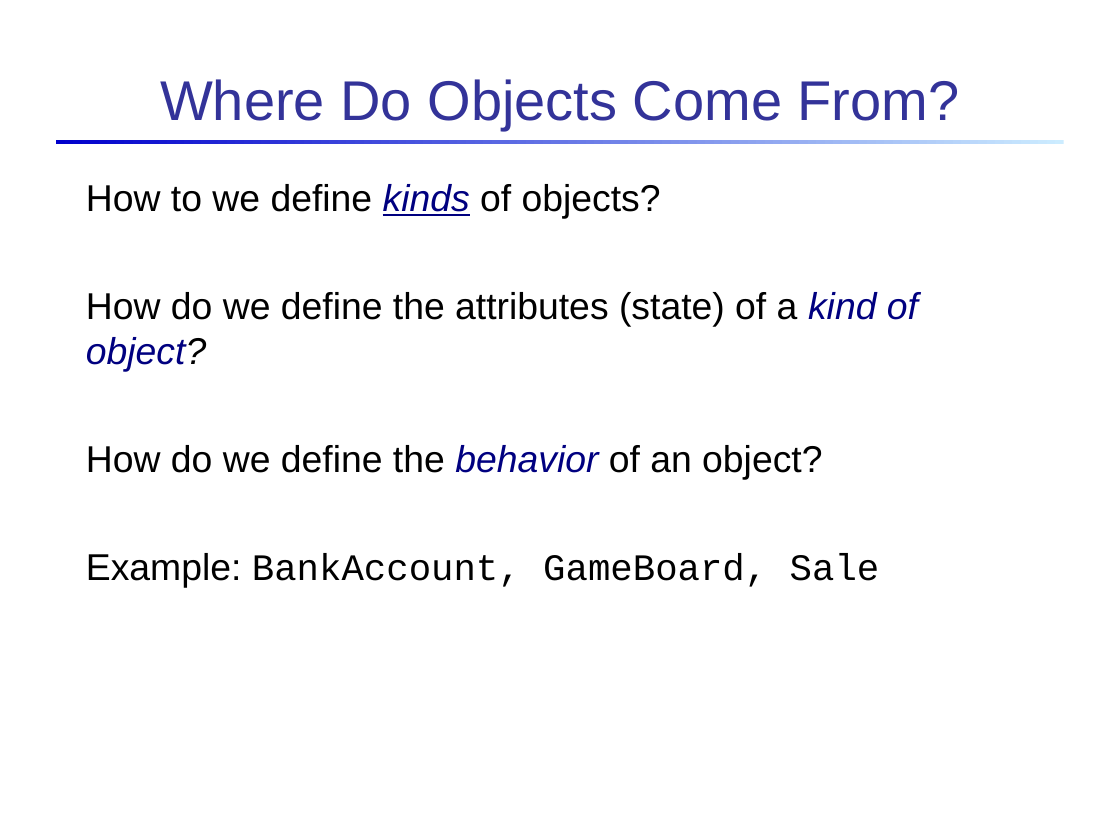
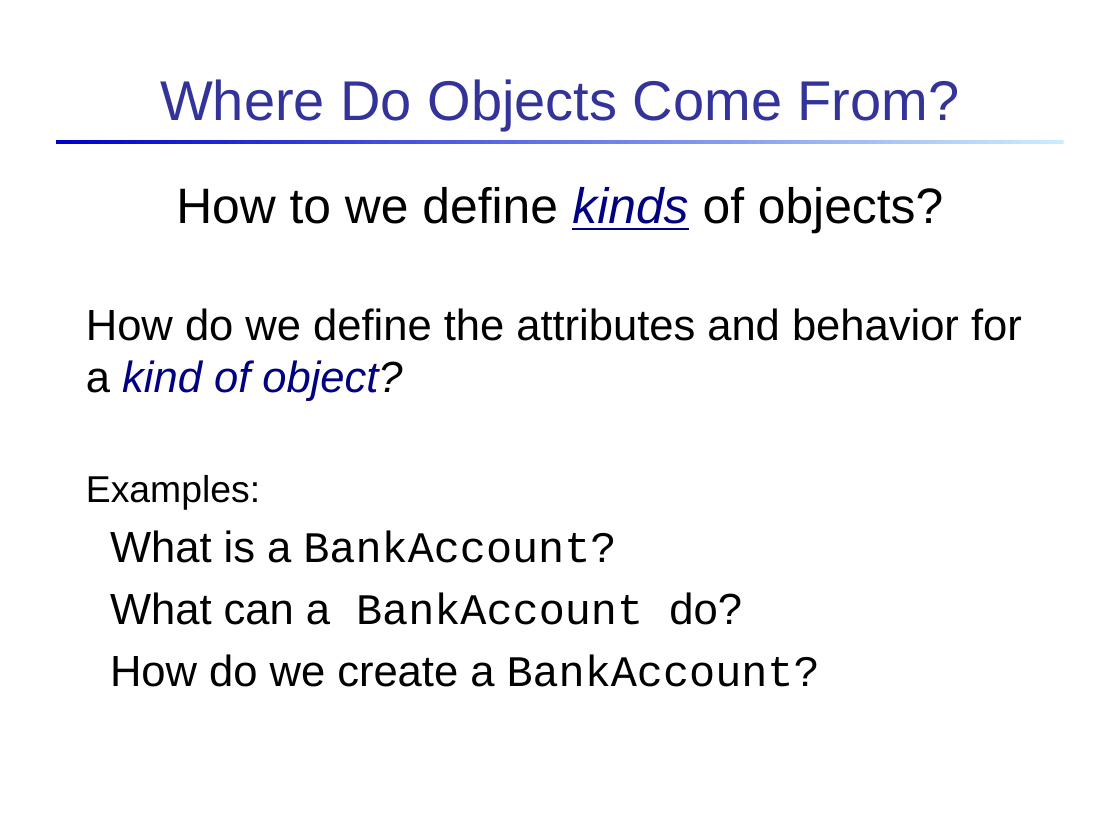
Before and after one commit to skeoop/skeoop.github.io, a slide deck: slide 9 of week1/3-Introduction-to-Objects.ppt. Drawn at 1120x840 pixels with LibreOffice and Linux fonts; fonts in the diff are those of the drawing. Boxes give left, top, right and bottom in pixels: in the first picture for what was removed or moved away, otherwise in the second. Text is boxed around its words. In the diff, an @@ line names an element or a change of style, - is before the commit and + after.

```diff
--- a/week1/3-Introduction-to-Objects.ppt
+++ b/week1/3-Introduction-to-Objects.ppt
@@ text at box(176, 187, 943, 233): size 24 to 32 pt in "How to we define kinds of objects?"; alignment left to centre @@
@@ text at box(86, 308, 1022, 687): text changed; size 24 to 28 pt @@
-How do we define the attributes (state) of a kind of object?
-How do we define the behavior of an object?
-Example: BankAccount, GameBoard, Sale
+How do we define the attributes and behavior for a kind of object?
+Examples:
+What is a BankAccount?
+What can a BankAccount do?
+How do we create a BankAccount?
```
Also in this commit, not shown: 7 other slides changed, 3 other files.
